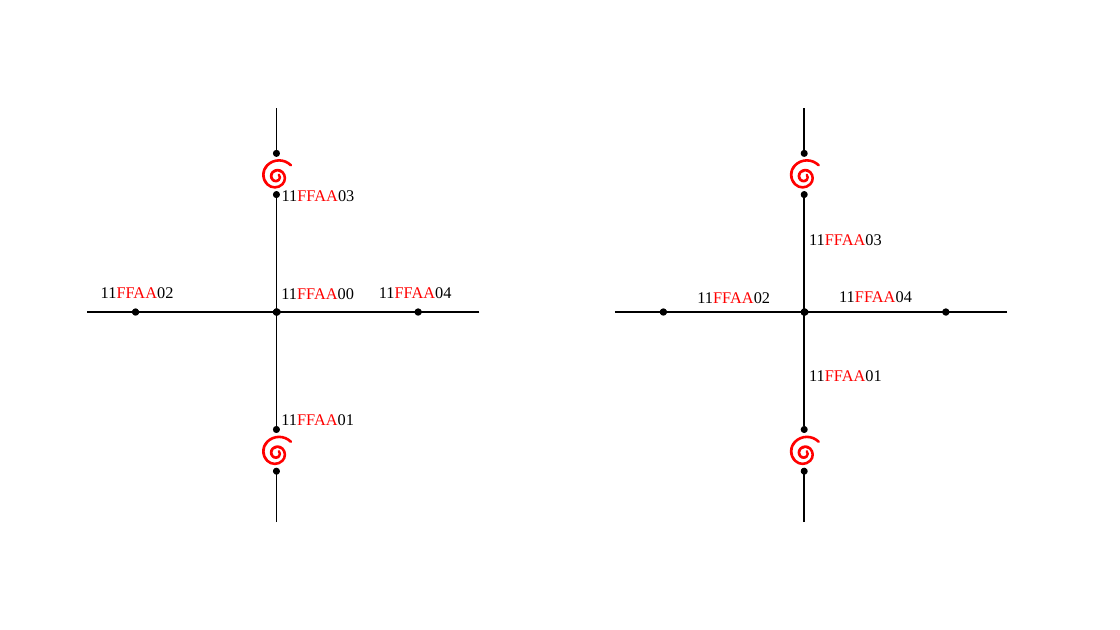
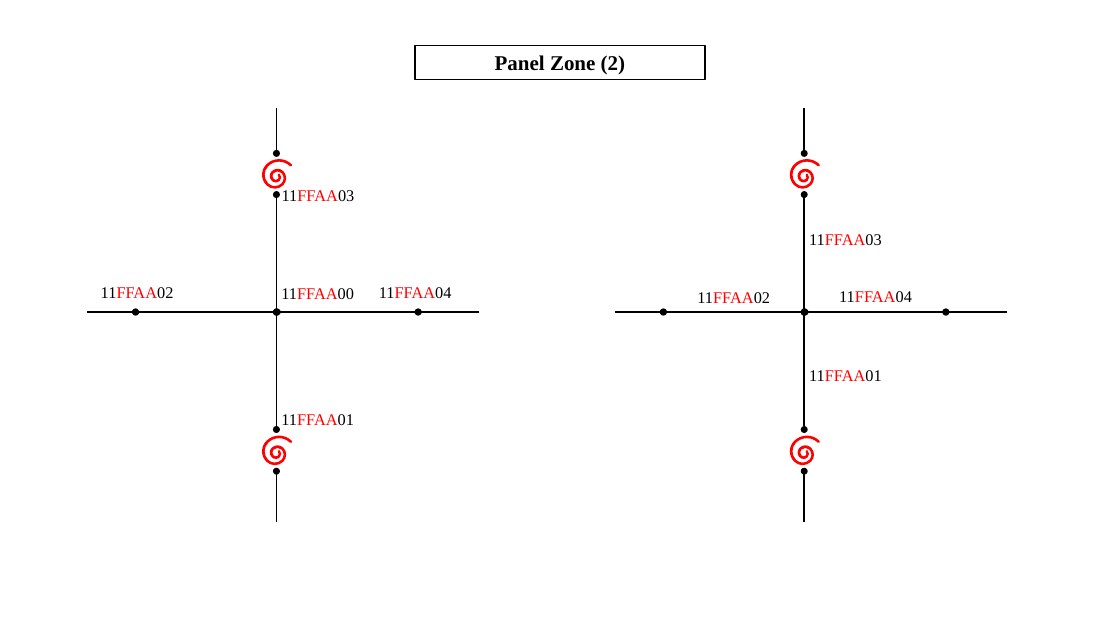
Before and after one commit to WenchenLie/MRFModeler, a slide deck: slide 4 of doc/Notation.pptx. Drawn at 1120x630 pixels with LibreOffice and Linux fonts; fonts in the diff are those of the drawing. Boxes give left, top, right and bottom in pixels: in the first picture for what was removed or moved away, otherwise in the second. Text is boxed around its words. In the diff, an @@ line names an element or a change of style, - is before the commit and + after.

```diff
--- a/doc/Notation.pptx
+++ b/doc/Notation.pptx
@@ rectangle added at [415,45,705,79], outline #000000 1.5 pt, 18 pt, text #000000, bold @@
+Panel Zone (2)
```
Also in this commit, not shown: 3 other slides changed, 4 slides removed, 3 other files.
